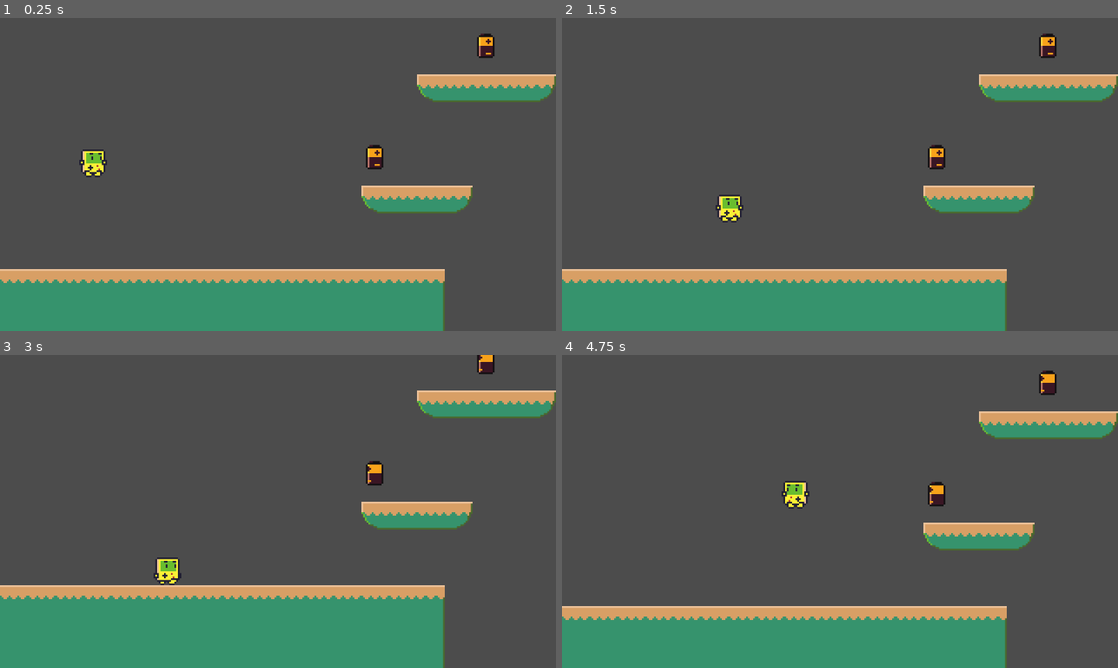
Above: before the commit, frames 1-4 (two rows, left to right).
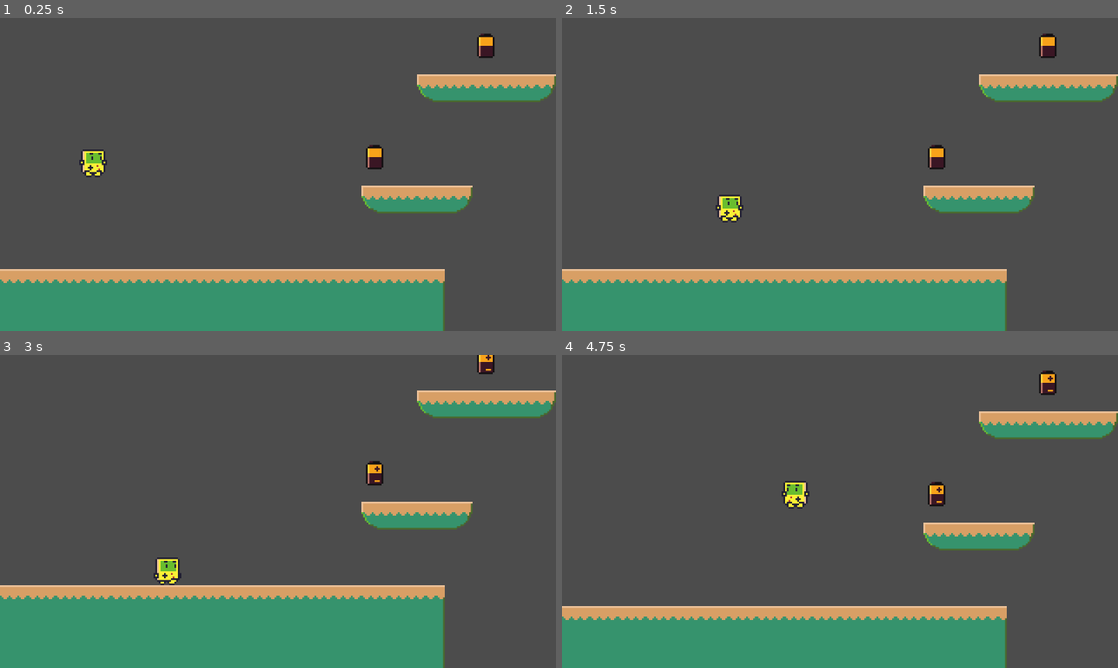
Above: after the commit, the same moments.

Repository: fuzhouch/colin-platformer-project
Game: Godot game, scene res://Level1.tscn
The game is run twice, just before and just after one commit, with the same random seed, the same clock (stepped at 60 frames per second) and the same inputs. The project has no main scene, so this scene is started directly.
Inputs:
- Up to frame 1 (0.25 s): no input
- Up to frame 2 (1.5 s): hold Right (ui_right) from 0.53 s (still down); tap Up (ui_up) at 0.77 s
- Up to frame 3 (3 s): tap Up (ui_up) at 1.52 s; release Right (ui_right) at 2.03 s; hold Left (ui_left) 2.03-2.78 s; hold Right (ui_right) from 2.78 s (still down)
- Up to frame 4 (4.75 s): tap Up (ui_up) at 3.02, 3.77, 4.52 s; release Right (ui_right) at 4.28 s; hold Left (ui_left) from 4.28 s (still down)

The runs differ from the first frame. In frame 1, less than 0.1% of the frame differs, in the area x 67-89%, y 6-48%; in frame 2, less than 0.1%; in frame 3, less than 0.1%, in the area x 66-89%, y 0-41%; in frame 4, less than 0.1%.

Commit message:
[FIX] Common collision settings moves to scene level.
Steve and Battery should have common collision settings.

Diff:
--- a/Battery.tscn
+++ b/Battery.tscn
@@ -15,7 +15,7 @@
 
 [node name="AnimatedSprite" type="AnimatedSprite" parent="."]
 frames = ExtResource( 1 )
-frame = 2
+frame = 1
 playing = true
 
 [node name="CollisionShape2D" type="CollisionShape2D" parent="."]
--- a/Level1.tscn
+++ b/Level1.tscn
@@ -84,11 +84,9 @@
 
 [node name="Battery2" parent="." instance=ExtResource( 3 )]
 position = Vector2( 1120, 63 )
-collision_layer = 1
 
 [node name="Battery3" parent="." instance=ExtResource( 3 )]
 position = Vector2( 2624, 127 )
-collision_layer = 1
 
 [connection signal="body_entered" from="GameOverDetectArea2D" to="Steve" method="_on_GameOverDetectArea2D_body_entered"]
 [connection signal="body_entered" from="GameWinDetectArea2D" to="Steve" method="_on_GameWinDetectArea2D_body_entered"]
--- a/Steve.tscn
+++ b/Steve.tscn
@@ -8,6 +8,7 @@
 height = 14.0
 
 [node name="Steve" type="KinematicBody2D"]
+collision_mask = 62
 script = ExtResource( 2 )
 __meta__ = {
 "_edit_group_": true
